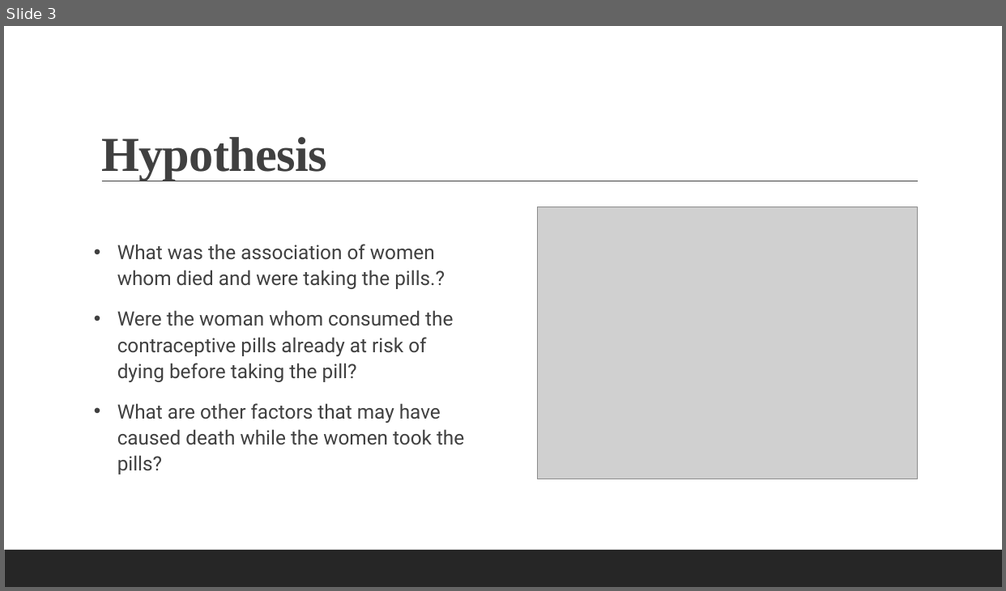
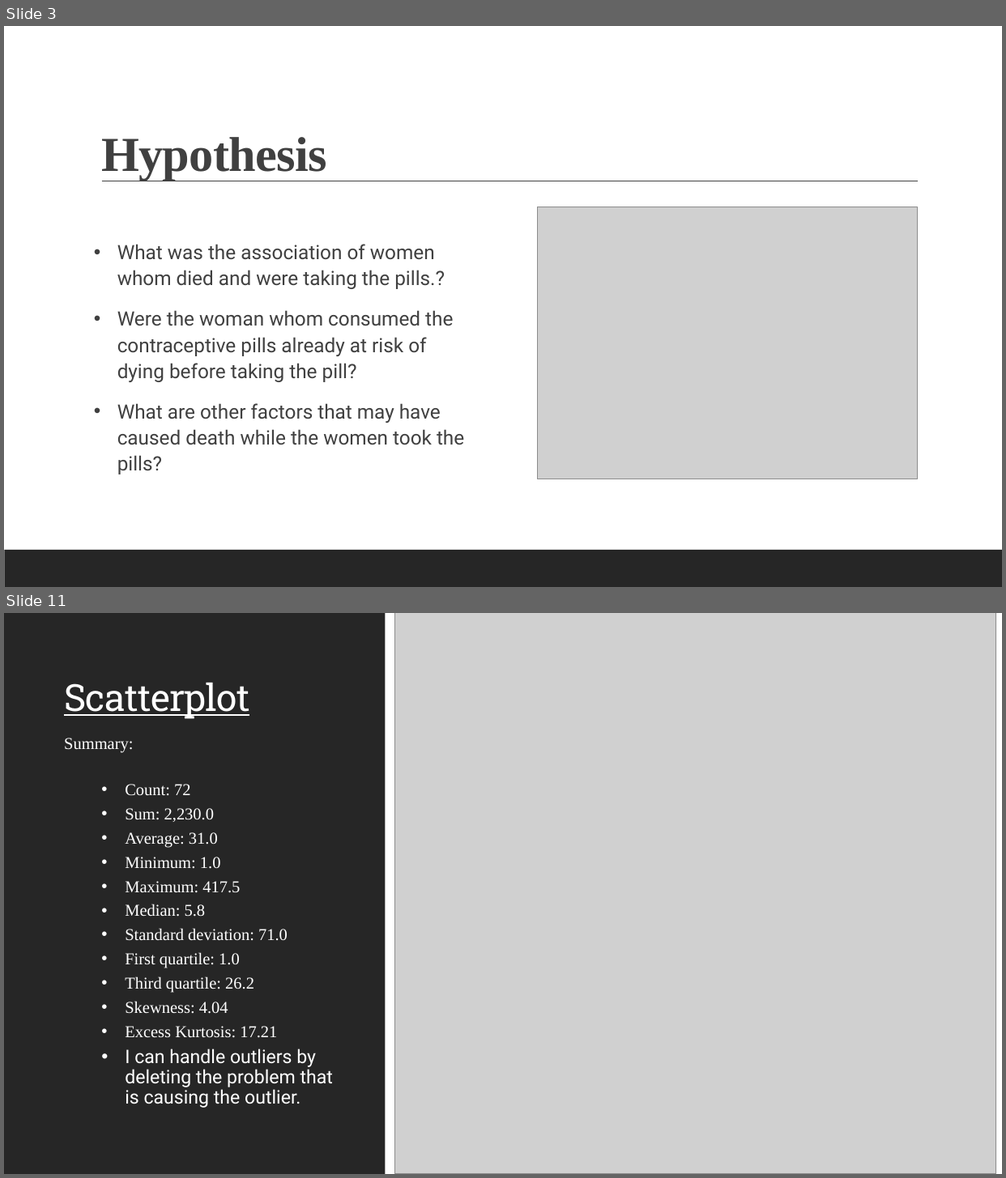
Before and after one commit to Ambitious12019/L.-Ash-Data-Scientist-Portfolio, a slide deck: Ash. LaChandra_DSC530_Final Project.pptx. Shown one above the other, each under a label of ours: slide 3 before the commit, slides 3 and 11 after it; the slides between them are not shown. The pictures are 1006x591 and 1006x1178 pixels, drawn with LibreOffice and Linux fonts; fonts in the diff are those of the drawing; grey boxes stand for pictures. Boxes give left, top, right and bottom in pixels: in the first picture for what was removed or moved away, otherwise in the second. Text is boxed around its words. In the diff, an @@ line names an element or a change of style, - is before the commit and + after.

```diff
--- a/Ash. LaChandra_DSC530_Final Project.pptx
+++ b/Ash. LaChandra_DSC530_Final Project.pptx
@@ slide 11 added at [4,613,1002,1174], background #FFFFFF @@
@@ rectangle added at [4,613,385,1174], fill #262626 @@
@@ picture added at [394,613,996,1174] @@
@@ title added at [64,682,249,719], 36 pt, text #FFFFFF, underline @@
+Scatterplot
@@ text added at [64,738,333,1108], 16 pt, text #FFFFFF @@
+Summary:
+  • Count: 72
+  • Sum: 2,230.0
+  • Average: 31.0
+  • Minimum: 1.0
+  • Maximum: 417.5
+  • Median: 5.8
+  • Standard deviation: 71.0
+  • First quartile: 1.0
+  • Third quartile: 26.2
+  • Skewness: 4.04
+  • Excess Kurtosis: 17.21
+  • I can handle outliers by deleting the problem that is causing the outlier.
```
Also in this commit, not shown: 6 slides changed, 3 other slides added, 1 other file.
